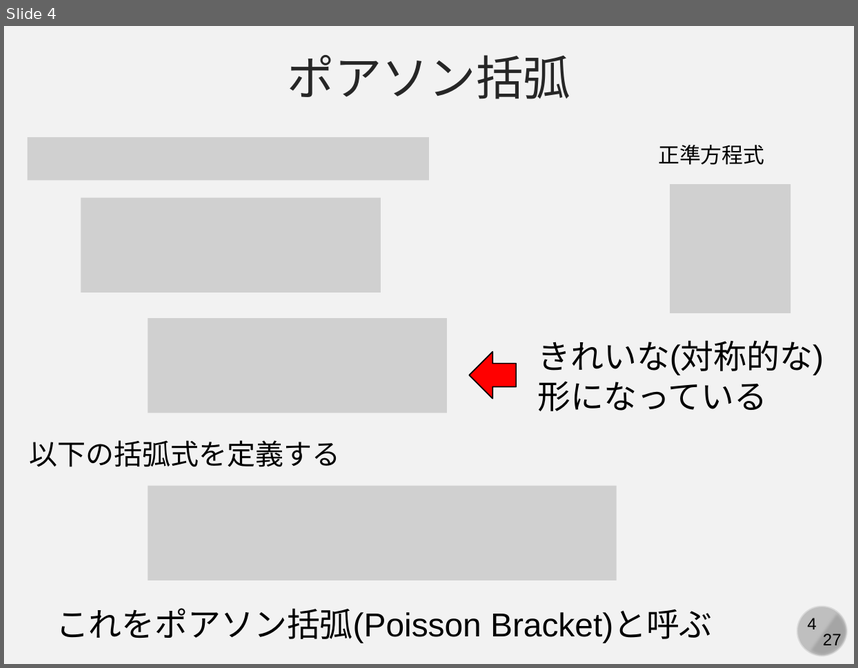
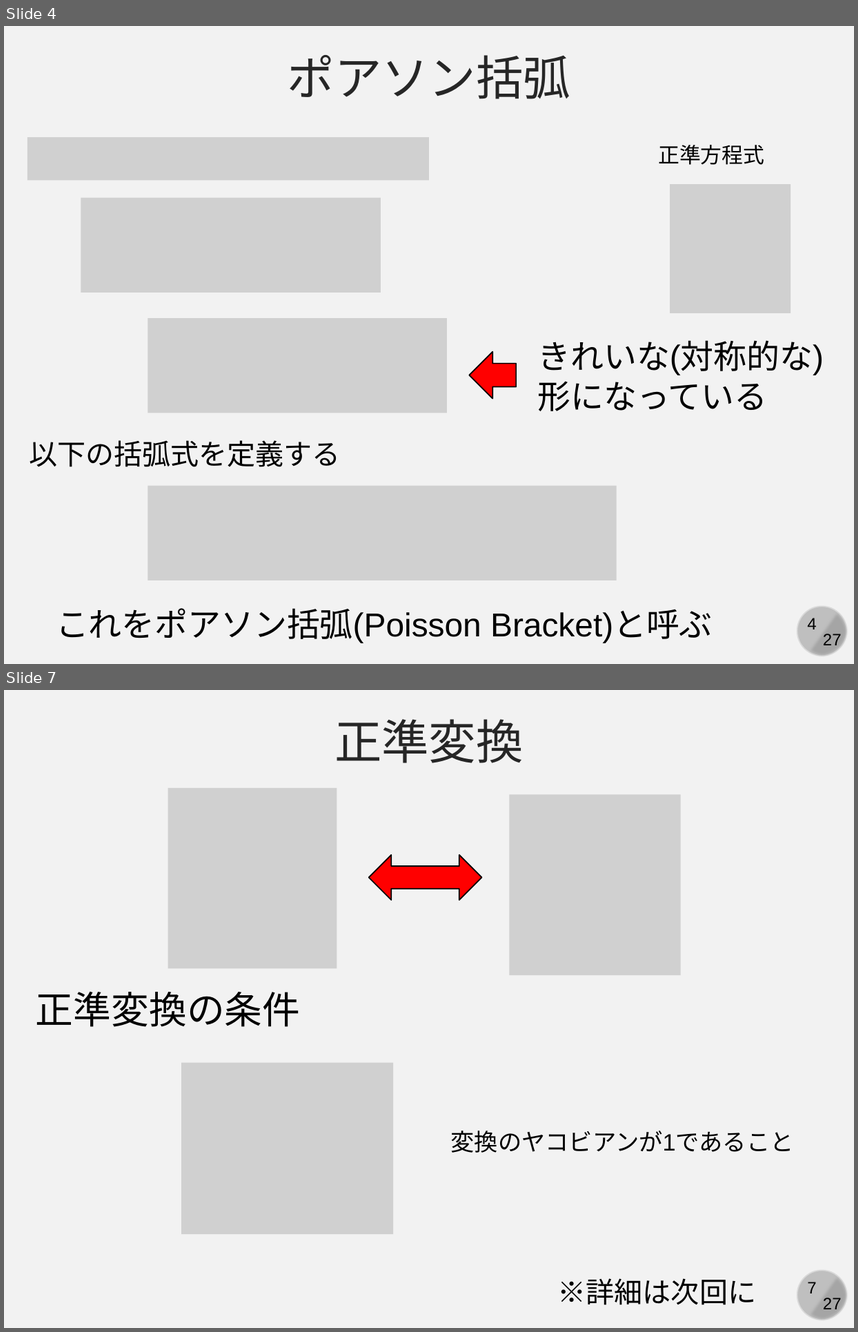
Before and after one commit to kaityo256/classical_mechanics, a slide deck: poisson/fig/slide.pptx. Shown one above the other, each under a label of ours: slide 4 before the commit, slides 4 and 7 after it; the slides between them are not shown. The pictures are 858x668 and 858x1332 pixels, drawn with LibreOffice and Linux fonts; fonts in the diff are those of the drawing; grey boxes stand for pictures. Boxes give left, top, right and bottom in pixels: in the first picture for what was removed or moved away, otherwise in the second. Text is boxed around its words. In the diff, an @@ line names an element or a change of style, - is before the commit and + after.

```diff
--- a/poisson/fig/slide.pptx
+++ b/poisson/fig/slide.pptx
@@ slide 7 added at box(4, 690, 854, 1328), background #F2F2F2; not listed: 4 template elements that a slide beside it also shows @@
@@ text added at box(335, 719, 524, 763), 40 pt, text #262626 @@
+正準変換
@@ picture added at box(168, 788, 337, 968) @@
@@ picture added at box(509, 795, 681, 975) @@
@@ left right arrow added at box(369, 855, 481, 900), fill #FF0000, outline #000000 1 pt @@
@@ text added at box(36, 992, 300, 1027), 32 pt, text #000000 @@
+正準変換の条件
@@ picture added at box(181, 1063, 393, 1234) @@
@@ text added at box(450, 1130, 793, 1152), 20 pt, text #000000 @@
+変換のヤコビアンが1であること
@@ text added at box(558, 1278, 756, 1305), 24 pt, text #000000 @@
+※詳細は次回に
```
Also in this commit, not shown: 1 slide changed, 2 other slides added, 1 other file.
